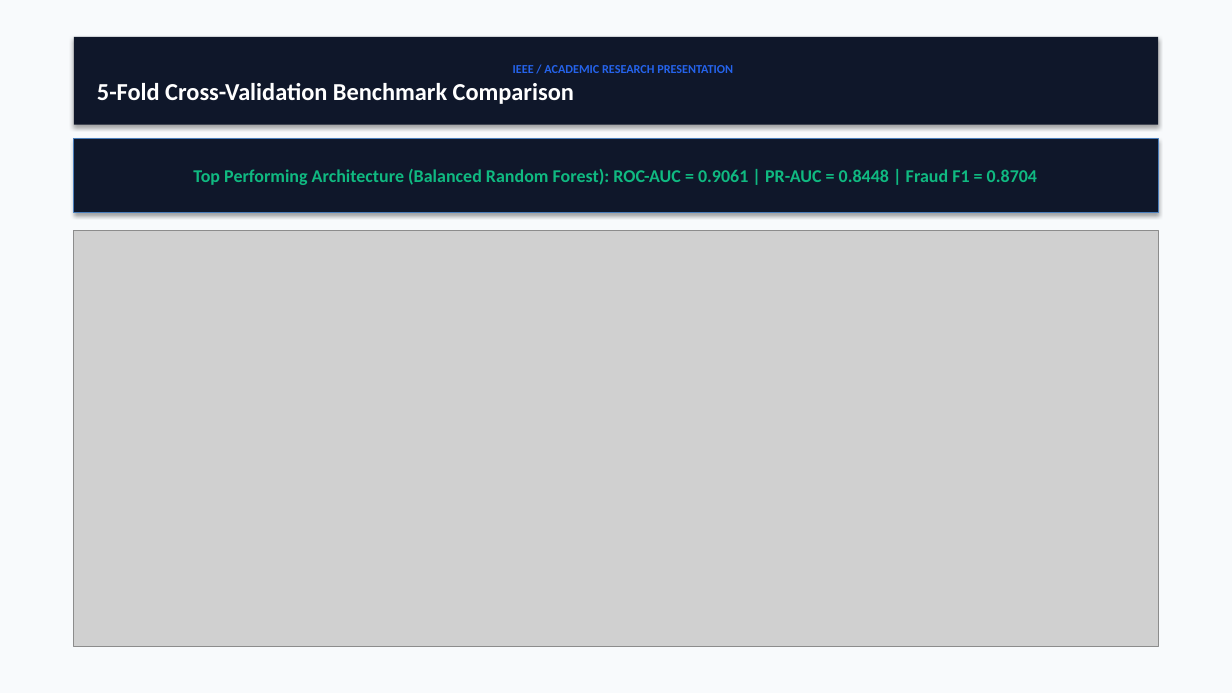
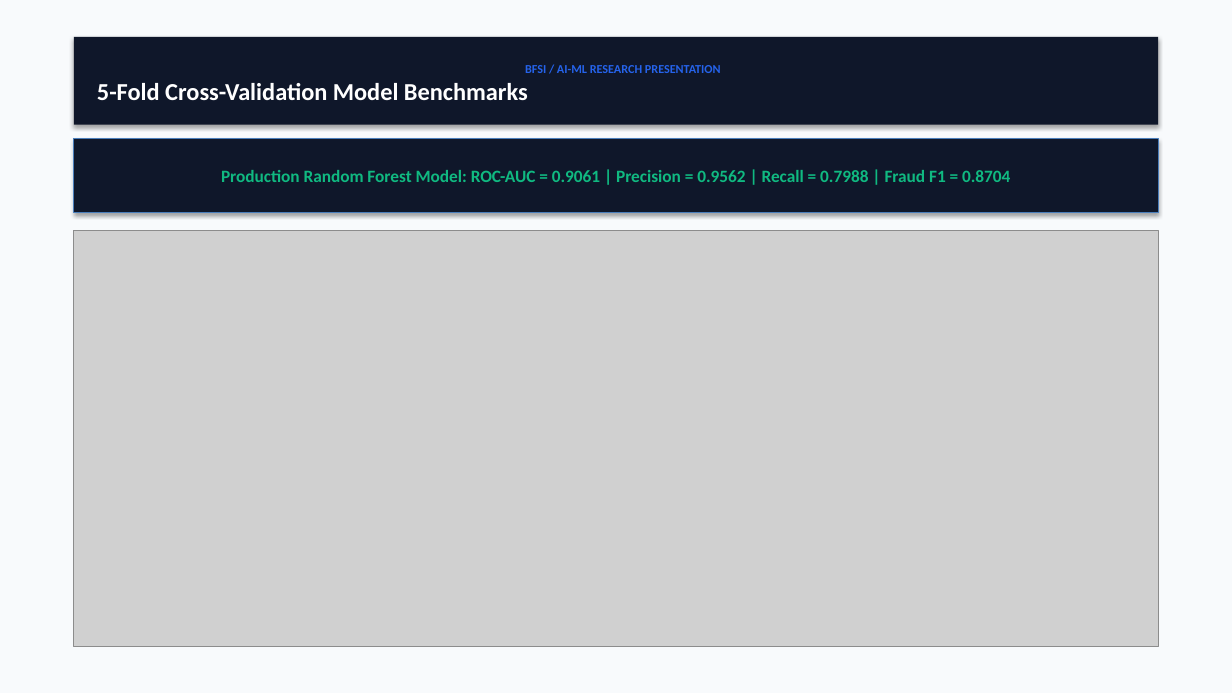
Before and after one commit to sgsatpute/bfsi, a slide deck: slide 5 of report/presentation.pptx (slide 4 before the commit). Drawn at 1232x693 pixels with LibreOffice and Linux fonts; fonts in the diff are those of the drawing; grey boxes stand for pictures. Boxes give left, top, right and bottom in pixels: in the first picture for what was removed or moved away, otherwise in the second. Text is boxed around its words. In the diff, an @@ line names an element or a change of style, - is before the commit and + after.

Commit message:
Re-upgrade IEEE paper, PPTX presentation, PDF slides, proposal docs, and submission ZIPs to reflect Explainable AI UI

```diff
--- a/report/presentation.pptx
+++ b/report/presentation.pptx
@@ text in rectangle at box(97, 65, 721, 100): text changed @@
-IEEE / ACADEMIC RESEARCH PRESENTATION
-5-Fold Cross-Validation Benchmark Comparison
+BFSI / AI-ML RESEARCH PRESENTATION
+5-Fold Cross-Validation Model Benchmarks
@@ text in rectangle at box(221, 170, 1010, 182): text changed; size 14 to 13.5 pt @@
-Top Performing Architecture (Balanced Random Forest): ROC-AUC = 0.9061 | PR-AUC = 0.8448 | Fraud F1 = 0.8704
+Production Random Forest Model: ROC-AUC = 0.9061 | Precision = 0.9562 | Recall = 0.7988 | Fraud F1 = 0.8704
```
Also in this commit, not shown: 5 other slides changed, 1 slide added, 1 slide removed, 10 other files.
